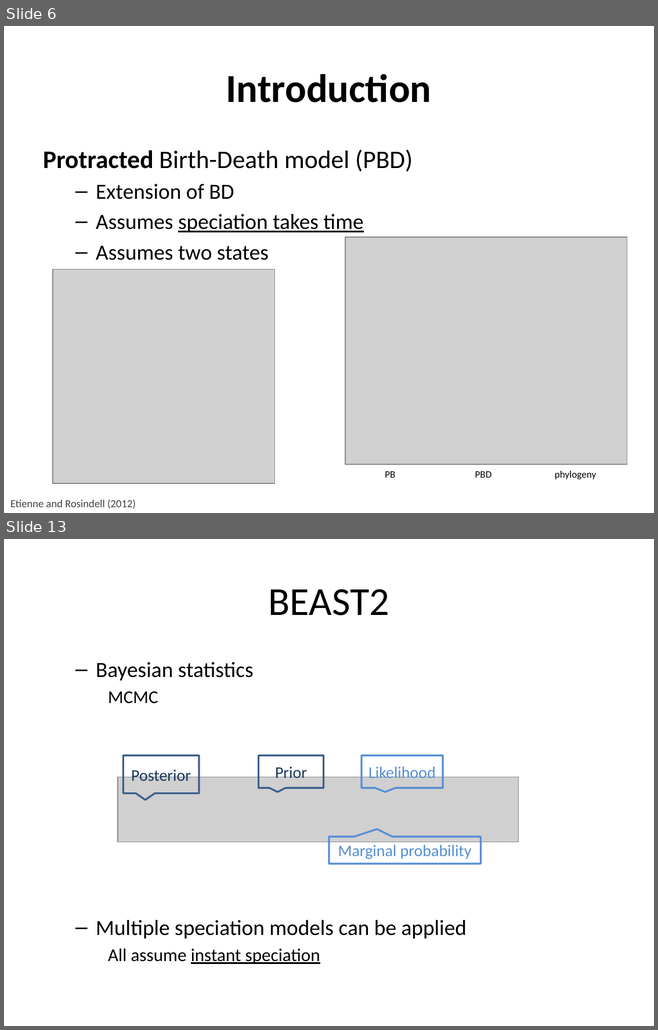
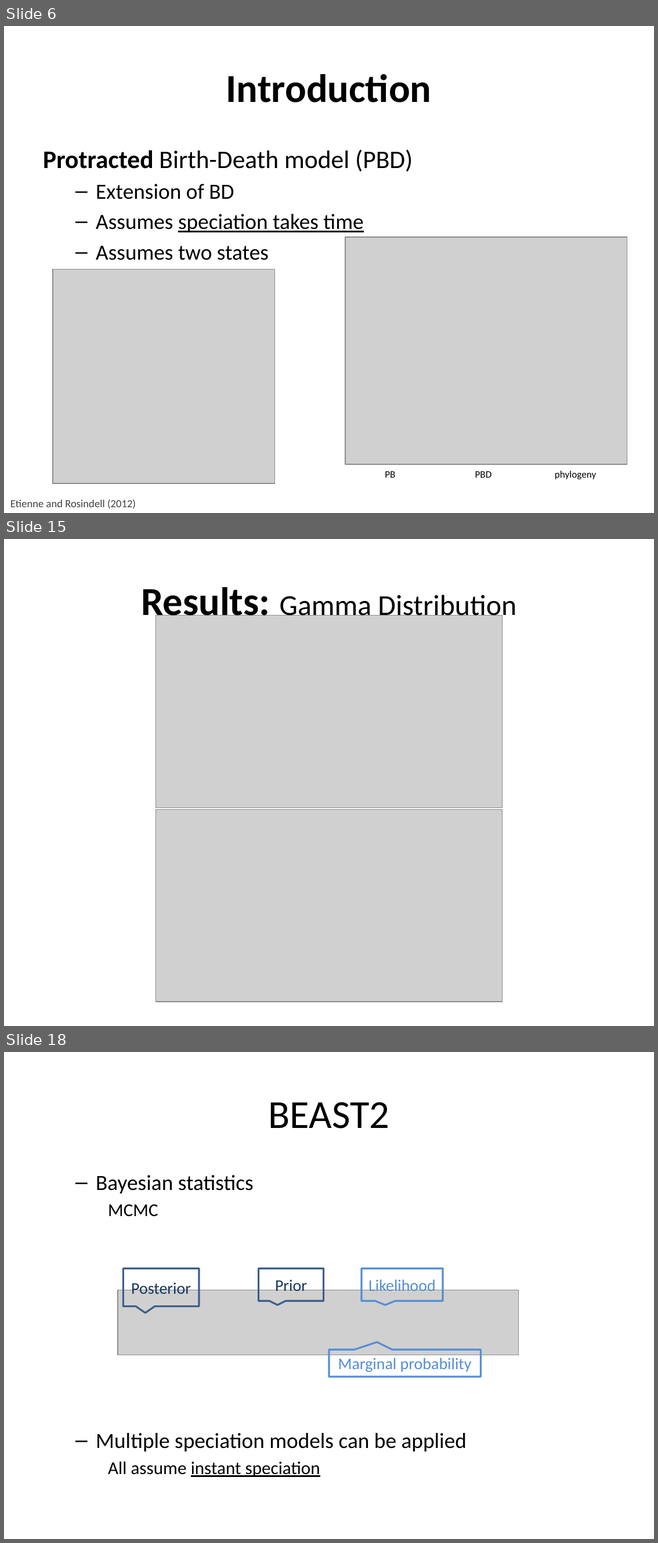
Before and after one commit to richelbilderbeek/Cer2016, a slide deck: doc/Cer2016_Femke Thon & Jolien Gay_V3.0.pptx. Shown one above the other, each under a label of ours: slides 6 and 13 before the commit, slides 6, 15 and 18 after it; the slides between them are not shown. The pictures are 658x1030 and 658x1543 pixels, drawn with LibreOffice and Linux fonts; fonts in the diff are those of the drawing; grey boxes stand for pictures; background and template pictures are left out. Boxes give left, top, right and bottom in pixels: in the first picture for what was removed or moved away, otherwise in the second. Text is boxed around its words. In the diff, an @@ line names an element or a change of style, - is before the commit and + after.

```diff
--- a/doc/Cer2016_Femke Thon & Jolien Gay_V3.0.pptx
+++ b/doc/Cer2016_Femke Thon & Jolien Gay_V3.0.pptx
@@ slide 15 added at <box>4,539,654,1026</box>, background picture (left out) @@
@@ title added at <box>141,587,516,624</box>, 32 pt, text #000000 @@
+Results: Gamma Distribution
@@ picture added at <box>155,616,502,808</box> @@
@@ picture added at <box>155,810,502,1002</box> @@
@@ what was slide 13 is now slide 18 @@
```
Also in this commit, not shown: 7 slides changed, 4 other slides added, 1 slide removed, 6 other files.
